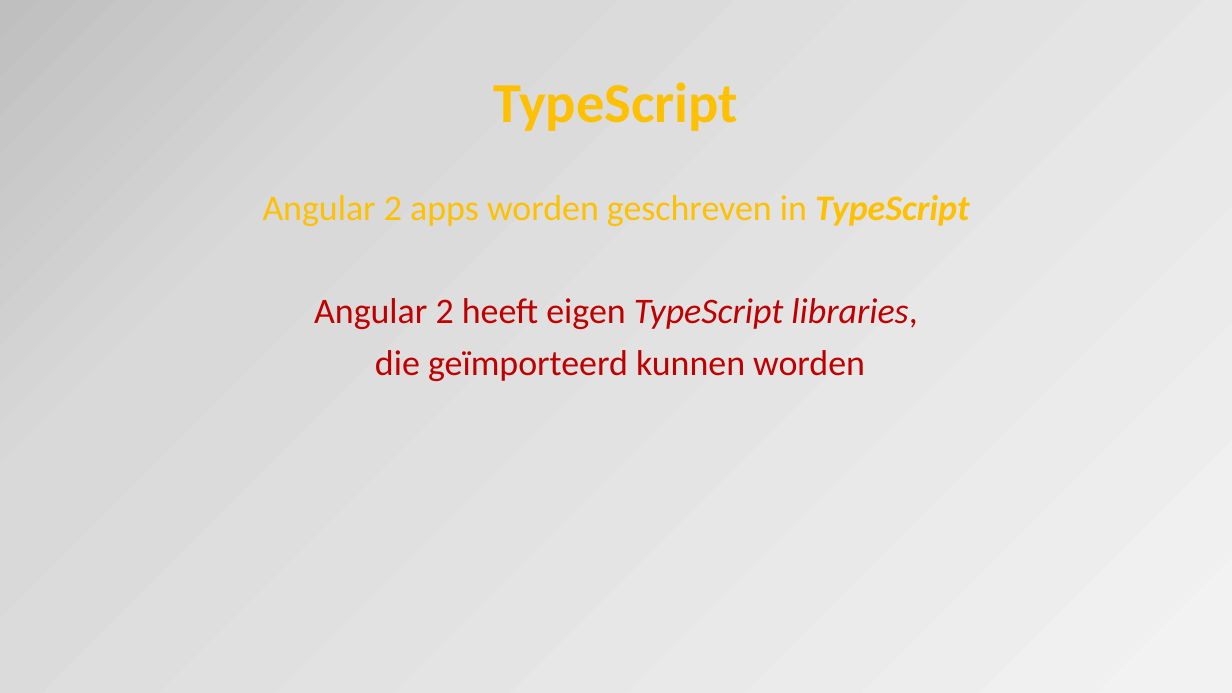
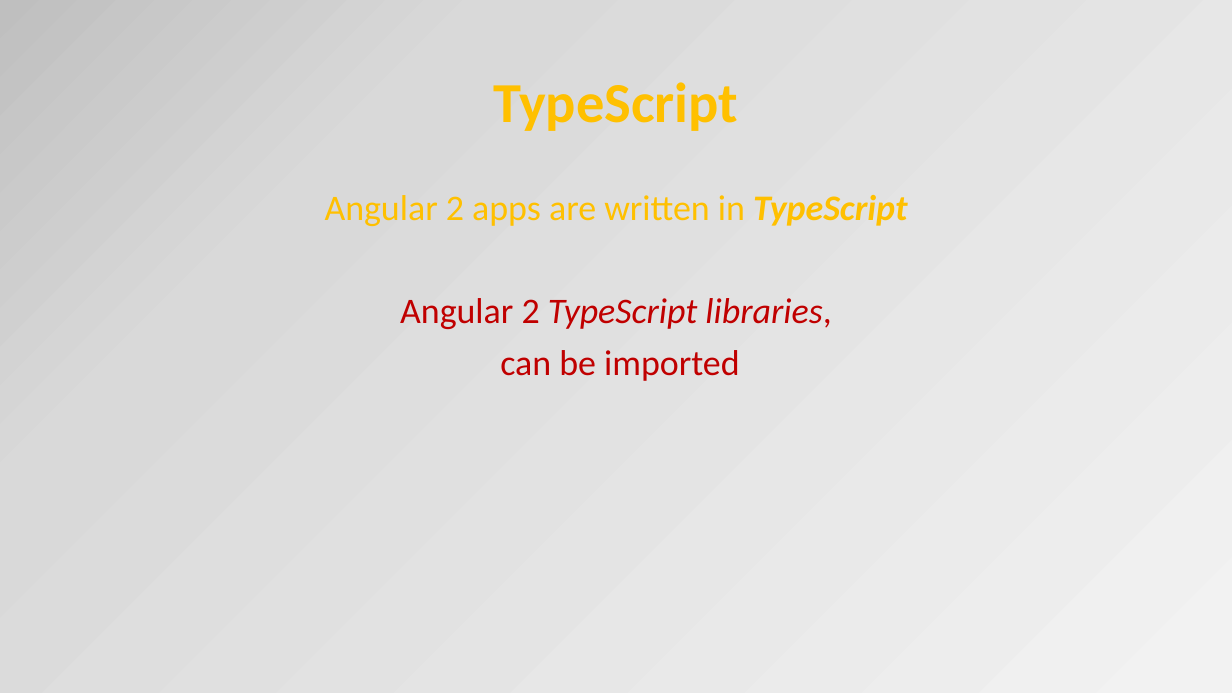
Before and after one commit to OrdinaNederland/hackjam-angular, a slide deck: slide 4 of Angular2.pptx. Drawn at 1232x693 pixels with LibreOffice and Linux fonts; fonts in the diff are those of the drawing. Boxes give left, top, right and bottom in pixels: in the first picture for what was removed or moved away, otherwise in the second. Text is boxed around its words. In the diff, an @@ line names an element or a change of style, - is before the commit and + after.

```diff
--- a/Angular2.pptx
+++ b/Angular2.pptx
@@ text at [325,195,907,381]: text changed @@
-Angular 2 apps worden geschreven in TypeScript
-Angular 2 heeft eigen TypeScript libraries,
-die geïmporteerd kunnen worden
+Angular 2 apps are written in TypeScript
+Angular 2 TypeScript libraries,
+can be imported
```
Also in this commit, not shown: 12 other slides changed, 13 slides added, 1 slide removed, 1 other file.
